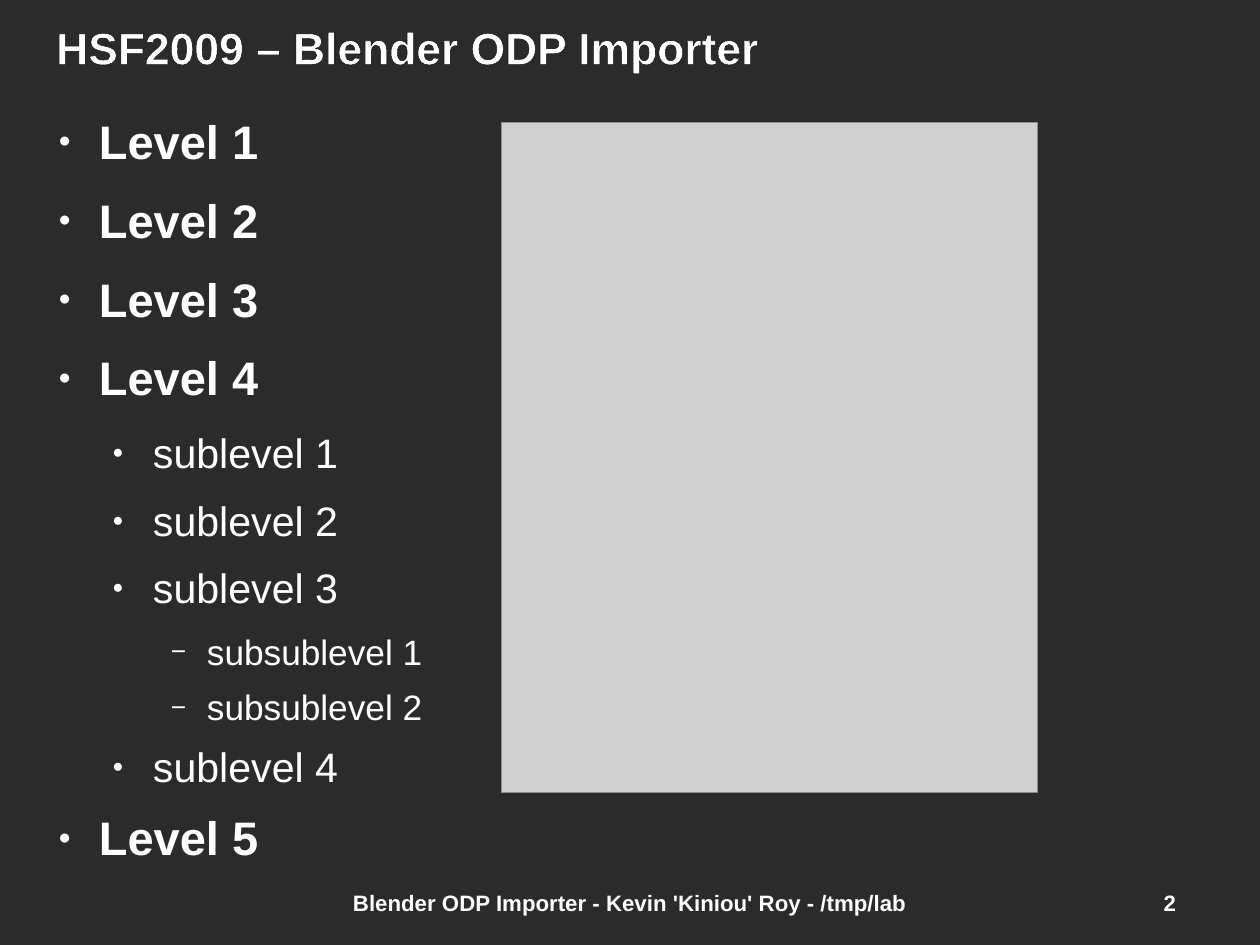
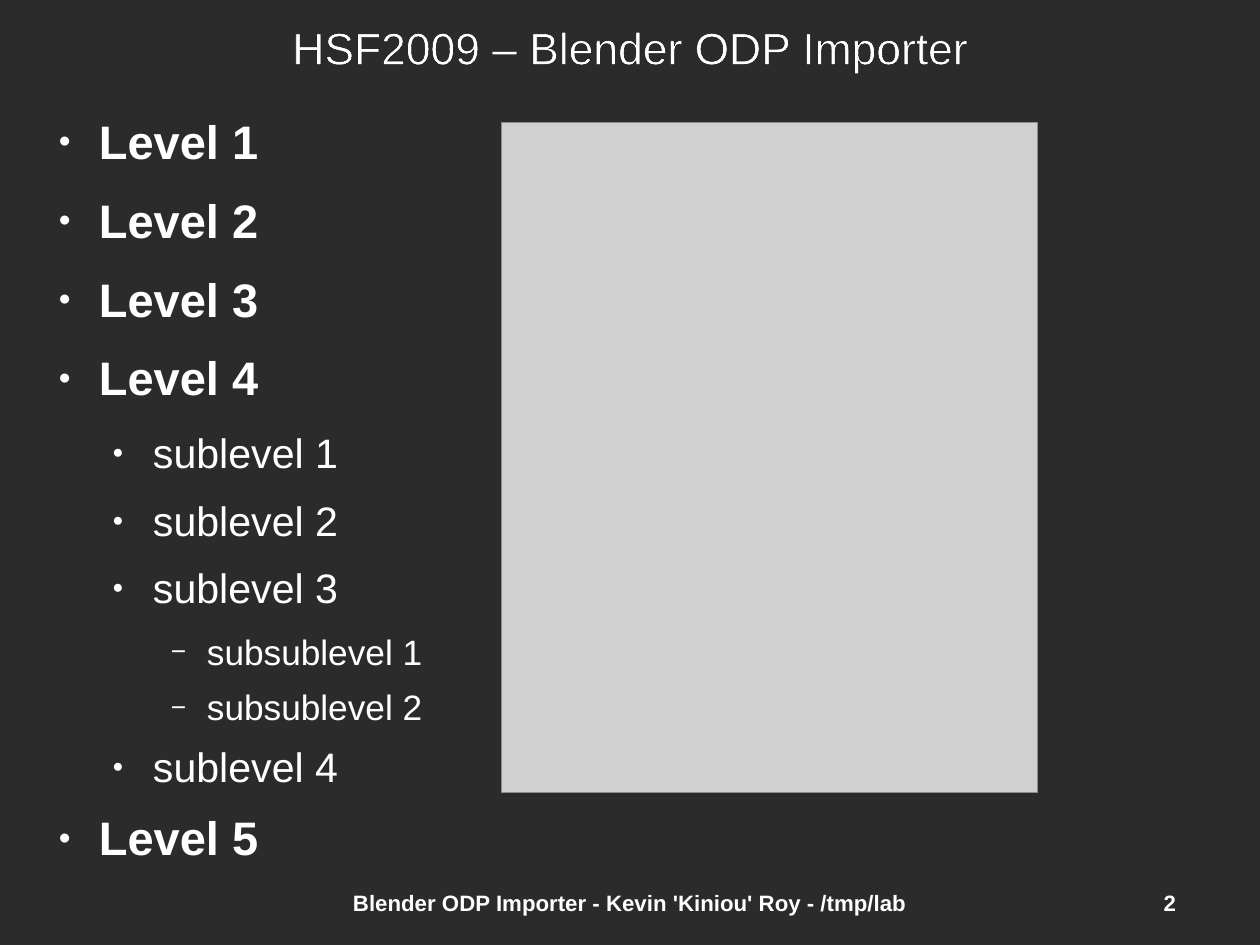
Before and after one commit to kiniou/blender-smooth-slides, a slide deck: slide 2 of import/doc/HSF2009.odp. Drawn at 1260x945 pixels with LibreOffice and Linux fonts; fonts in the diff are those of the drawing; grey boxes stand for pictures; background and template pictures are left out; a plain dark background stands for a picture behind light text. Boxes give left, top, right and bottom in pixels: in the first picture for what was removed or moved away, otherwise in the second. Text is boxed around its words. In the diff, an @@ line names an element or a change of style, - is before the commit and + after.

```diff
--- a/import/doc/HSF2009.odp
+++ b/import/doc/HSF2009.odp
@@ title "HSF2009 – Blender ODP Importer" at (x1=292, y1=32, x2=967, y2=73): bold off; alignment left to centre @@
```
Also in this commit, not shown: 2 other slides changed, 1 other file.
